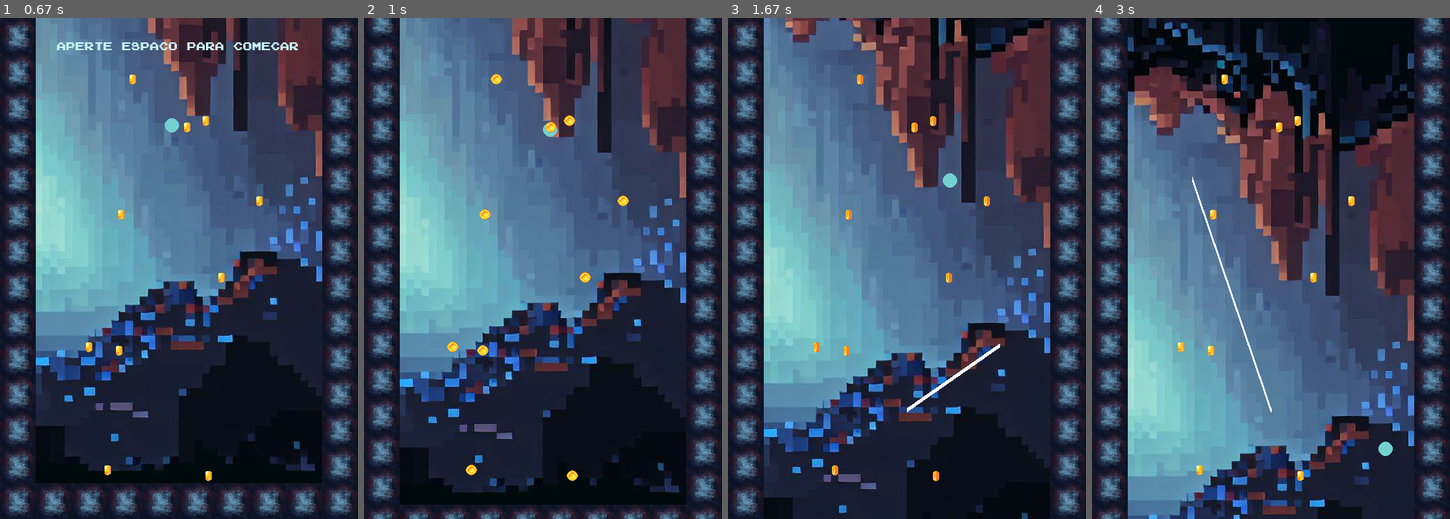
Above: before the commit, frames 1-4 (left to right).
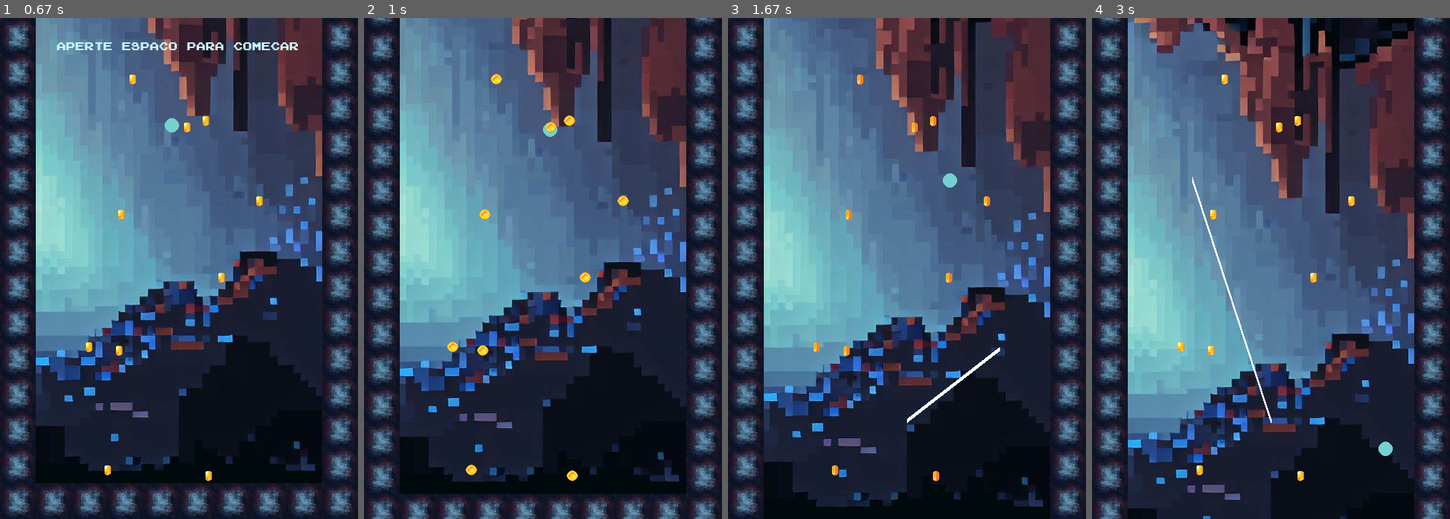
Above: after the commit, the same moments.

Repository: insper-classroom/devlife-23-1-projeto-pygame-esther_nina
Game: pygame game, started from code/jogo.py
Same seed, same stepped clock (60 frames per second), same inputs: the game is played once before the commit and once after it.
Inputs (mouse positions are in pixels of both pictures, inside the frame that each line leads up to):
- Up to frame 1 (0.67 s): press the mouse at (179, 413) at 0.37 s; move the mouse to (121, 303) at 0.47 s; release the mouse at (68, 193) at 0.6 s
- Up to frame 2 (1 s): tap Space at 0.67 s
- Up to frame 3 (1.67 s): press the mouse at (907, 413) at 1.03 s; move the mouse to (899, 403) at 1.13 s; release the mouse at (889, 398) at 1.27 s; press the mouse at (907, 413) at 1.37 s; move the mouse to (953, 378) at 1.47 s; release the mouse at (1000, 348) at 1.6 s
- Up to frame 4 (3 s): press the mouse at (1271, 413) at 1.7 s; move the mouse to (1331, 403) at 1.8 s; release the mouse at (1396, 398) at 1.93 s; press the mouse at (1271, 413) at 2.03 s; move the mouse to (1306, 293) at 2.13 s; release the mouse at (1346, 178) at 2.27 s; press the mouse at (1271, 413) at 2.37 s; move the mouse to (1310, 278) at 2.47 s; release the mouse at (1349, 143) at 2.6 s; press the mouse at (1271, 413) at 2.7 s; move the mouse to (1231, 293) at 2.8 s; release the mouse at (1192, 178) at 2.93 s

Frame 1 is identical in both runs. In frame 2, 26% of the frame differs, in the area x 0-100%, y 0-100%; in frame 3, 30%; in frame 4, 69%.

Commit message:
PLATAFORMAS DESCENDO

Diff:
--- a/code/classe_jogo.py
+++ b/code/classe_jogo.py
@@ -10,8 +10,8 @@
         # Set tamanhos e cores
         self.tamanho_tela = [500, 700]
         self.clicou =  False
-        self.pos_inicial_linha = (0, 0)
-        self.pos_final_linha = (0, 0)
+        self.pos_inicial_linha = [0, 0]
+        self.pos_final_linha = [0, 0]
         # Calcular a posição do jogador após pingar
         self.bolinha_pos = [240, 150]
         self.bolinha_vel = [75, 0]
@@ -129,6 +129,7 @@
                             self.pos_final_linha[1] =  650
         if self.comecou:
             self.bola_quica()
+
         if self.bolinha_pos[1] - 10 > 700:
             fim = TelaFim()
             fim.fim_loop()
@@ -152,7 +153,6 @@
 
         if self.bloco_vertical_y == 0:
             self.bloco_vertical_y = - 300
-
         # Desenha pedras paredes
         x = 0
         y = self.bloco_vertical_y
@@ -167,23 +167,26 @@
             self.window.blit(self.bloco_img, (450, y))
             y += 50
         # A bola permanece parada até o jogador dar início
-        if self.comecou:
-            if self.alpha_fab():
-                self.caverna1_y += 10
-                self.caverna2_y += 10
-                self.bloco_horizontal_y += 10
-                self.bloco_vertical_y += 10
-        else:
-            inicio = self.fonte.render('Aperte espaco para comecar', self.fonte, AZUL_CLARINHO)
-            self.window.blit(inicio, (78, 30))
-
-        pygame.draw.circle(self.window, AZUL_BOLA, self.bolinha_pos, 10)
-
         # Desenha plataformas
         if self.clicou == True:
             Plataformas(self.pos_inicial_linha, self.pos_final_linha)
         Plataformas.verifica_linhas()
         Plataformas.desenha_plataforma(self.window)
+
+        # A bola permanece parada até o jogador dar início
+        if self.comecou:
+            if self.alpha_fab():
+                self.caverna1_y += 5
+                self.caverna2_y += 5
+                self.bloco_horizontal_y += 5
+                self.bloco_vertical_y += 5
+                self.pos_inicial_linha[1] += 5
+                self.pos_final_linha[1] += 5
+        else:
+            inicio = self.fonte.render('Aperte espaco para comecar', self.fonte, AZUL_CLARINHO)
+            self.window.blit(inicio, (78, 30))
+
+        pygame.draw.circle(self.window, AZUL_BOLA, self.bolinha_pos, 10)
 
         # Desenha coins
         self.all_coins.draw(self.window)
--- a/code/classe_plataforma.py
+++ b/code/classe_plataforma.py
@@ -13,7 +13,7 @@
 
     def desenha_plataforma(window):
         for plataforma in Plataformas.plataformas_anteriores:
-                pygame.draw.polygon(window, plataforma.cor, (plataforma.coordenadas_comeco, plataforma.coordenadas_final, (plataforma.coordenadas_final[0], plataforma.coordenadas_final[1] - 5), (plataforma.coordenadas_comeco[0], plataforma.coordenadas_comeco[1] - 5)))
+            pygame.draw.polygon(window, plataforma.cor, (plataforma.coordenadas_comeco, plataforma.coordenadas_final, (plataforma.coordenadas_final[0], plataforma.coordenadas_final[1] - 5), (plataforma.coordenadas_comeco[0], plataforma.coordenadas_comeco[1] - 5)))
 
     def colidiu(bola_pos): # Cálculo de interssecção ponto e reta, porém limitada, para as colisões com plataformas
         for p in Plataformas.plataformas_anteriores:
